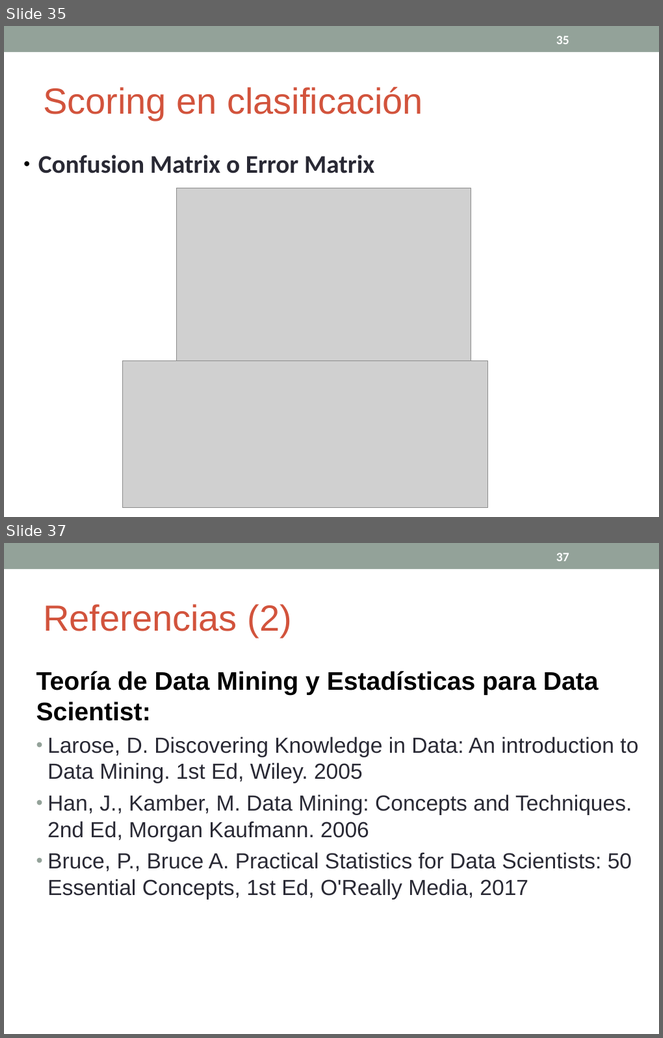
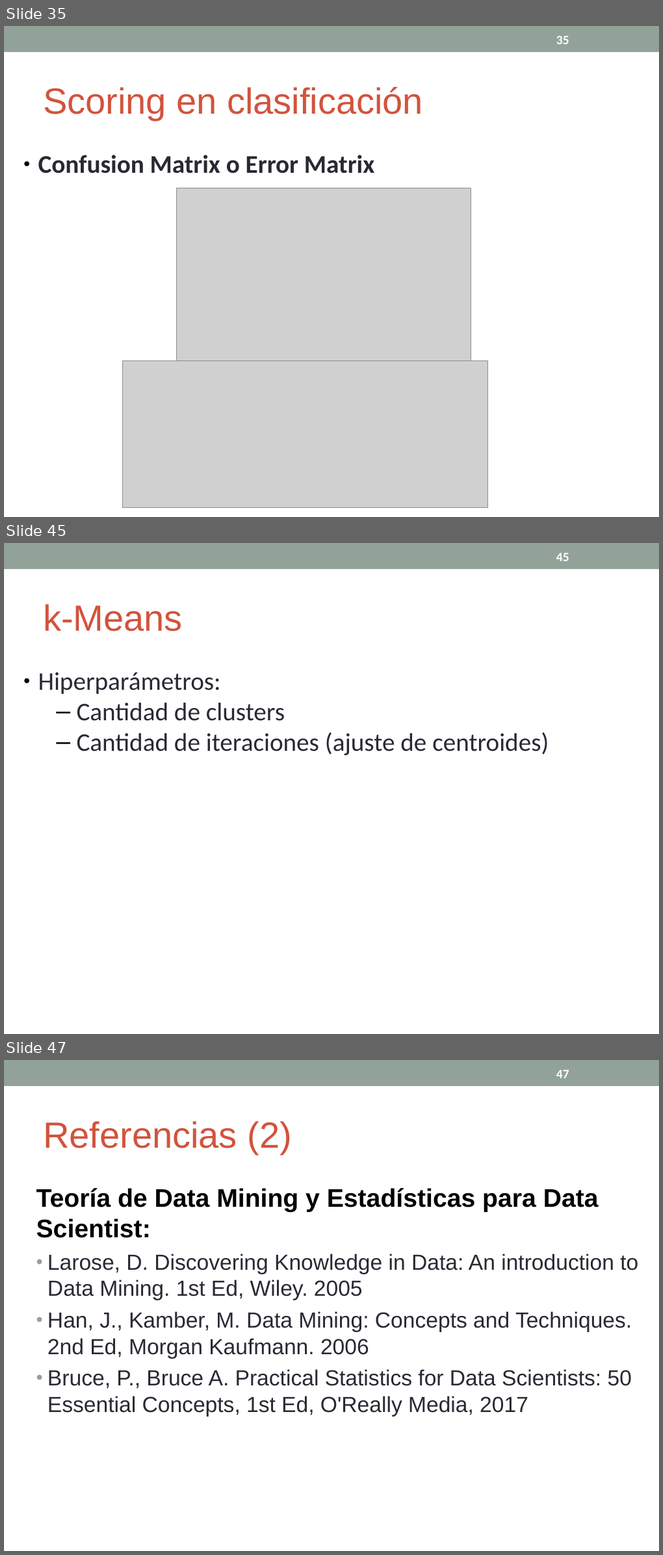
Before and after one commit to cdsparaguay/cursoml, a slide deck: clases/Clase03_ML.ppt. Shown one above the other, each under a label of ours: slides 35 and 37 before the commit, slides 35, 45 and 47 after it; the slides between them are not shown. The pictures are 663x1038 and 663x1555 pixels, drawn with LibreOffice and Linux fonts; fonts in the diff are those of the drawing; grey boxes stand for pictures. Boxes give left, top, right and bottom in pixels: in the first picture for what was removed or moved away, otherwise in the second. Text is boxed around its words. In the diff, an @@ line names an element or a change of style, - is before the commit and + after.

```diff
--- a/clases/Clase03_ML.ppt
+++ b/clases/Clase03_ML.ppt
@@ slide 45 added at (x1=4, y1=543, x2=659, y2=1034), background #FFFFFF; not listed: 1 template element that a slide beside it also shows @@
@@ page number added at (x1=556, y1=553, x2=570, y2=561), 14 pt, text #FFFFFF, bold @@
+45
@@ text added at (x1=43, y1=604, x2=183, y2=631), 40 pt, text #D2533C @@
+k-Means
@@ text added at (x1=38, y1=672, x2=549, y2=756), 28 pt, text #292934 @@
+● Hiperparámetros:
+  – Cantidad de clusters
+  – Cantidad de iteraciones (ajuste de centroides)
@@ what was slide 37 is now slide 47 @@
@@ page number at (x1=556, y1=1070, x2=570, y2=1078): text changed @@
-37
+47
```
Also in this commit, not shown: 2 slides changed, 9 other slides added, 2 other files.
